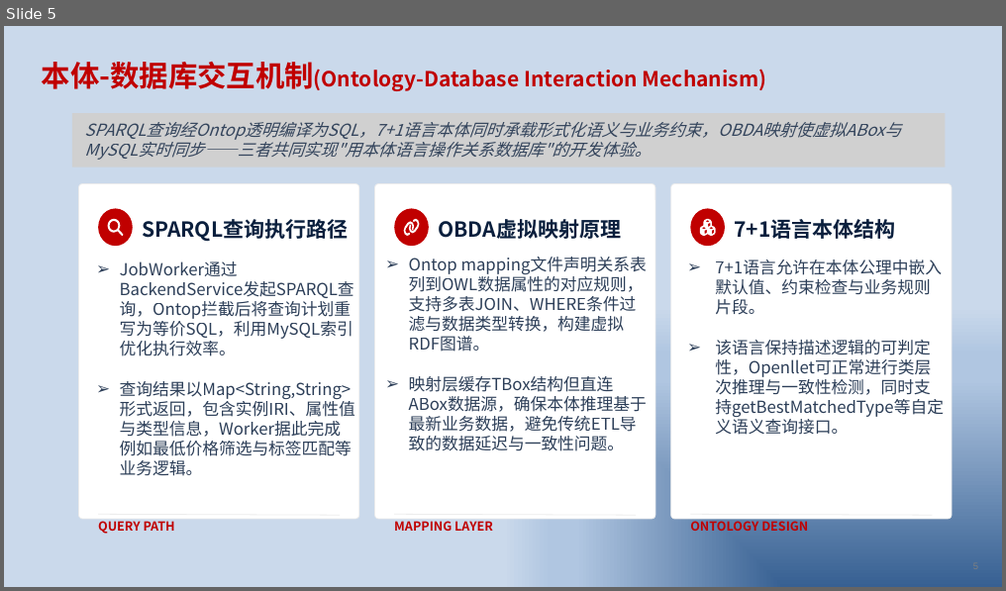
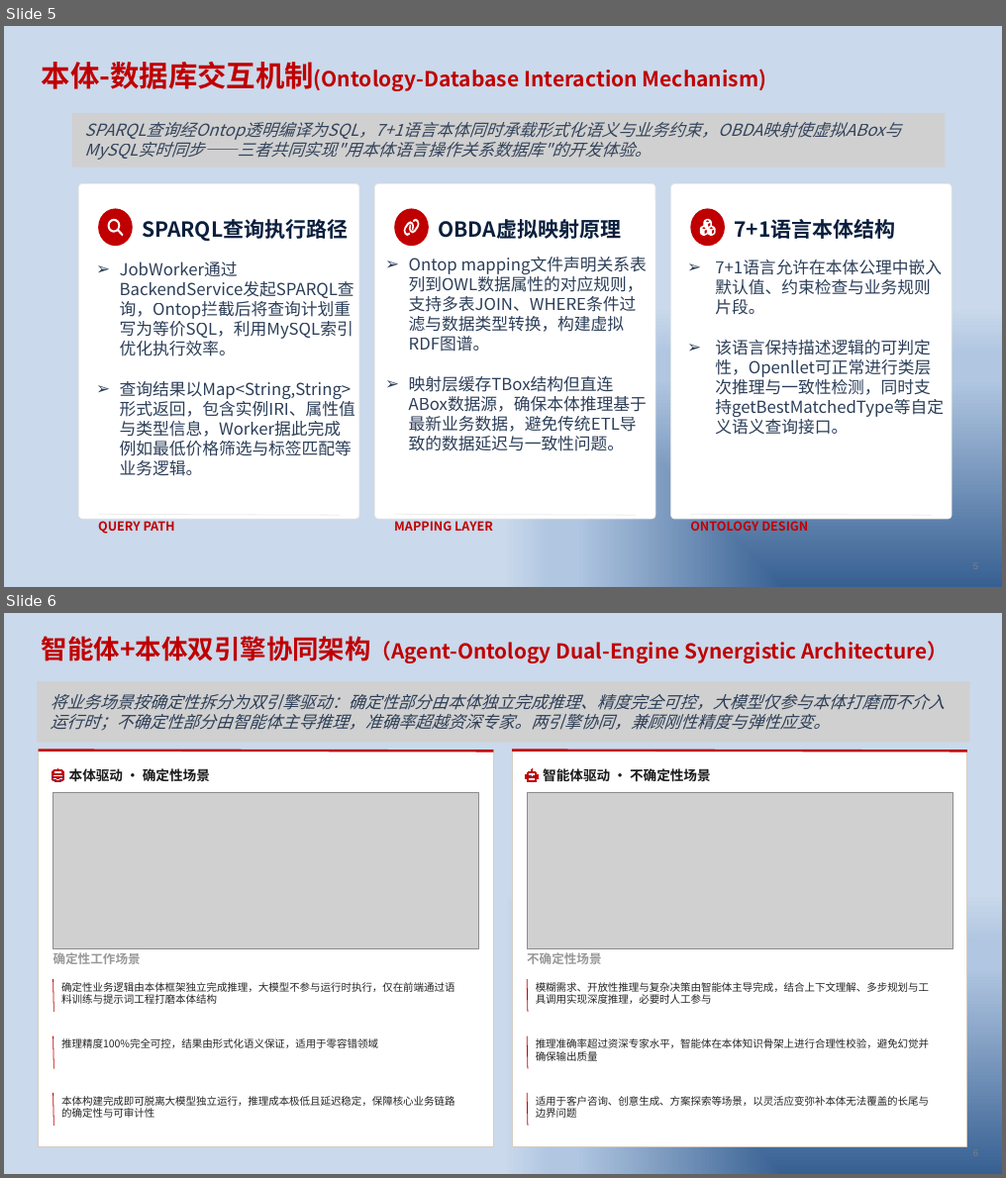
Before and after one commit to zhjunsea/Ontology, a slide deck: pizza-ontology/架构设计.pptx. Shown one above the other, each under a label of ours: slide 5 before the commit, slides 5 and 6 after it. The pictures are 1006x591 and 1006x1178 pixels, drawn with LibreOffice and Linux fonts; fonts in the diff are those of the drawing; grey boxes stand for pictures; background and template pictures are left out. Boxes give left, top, right and bottom in pixels: in the first picture for what was removed or moved away, otherwise in the second. Text is boxed around its words. In the diff, an @@ line names an element or a change of style, - is before the commit and + after.

```diff
--- a/pizza-ontology/架构设计.pptx
+++ b/pizza-ontology/架构设计.pptx
@@ slide 6 added at box(4, 613, 1002, 1174), background picture (left out); not listed: 1 template element that a slide beside it also shows @@
@@ title added at box(42, 636, 947, 663), 19.8 pt, text #C00000, bold @@
+智能体+本体双引擎协同架构（Agent-Ontology Dual-Engine Synergistic Architecture）
@@ picture added at box(37, 682, 969, 743) @@
@@ text added at box(51, 694, 945, 731), 16 pt, text #0A1F3D at 82% opacity, italic @@
+将业务场景按确定性拆分为双引擎驱动：确定性部分由本体独立完成推理、精度完全可控，大模型仅参与本体打磨而不介入运行时；不确定性部分由智能体主导推理，准确率超越资深专家。两引擎协同，兼顾刚性精度与弹性应变。
@@ rectangle added at box(39, 750, 493, 1147), fill #FFFFFF, outline #D4CEC4 0.75 pt @@
@@ line added from (39, 750) to (493, 751), #C00000 2.25 pt @@
@@ rectangle added at box(512, 750, 966, 1147), fill #FFFFFF, outline #D4CEC4 0.75 pt @@
@@ line added from (512, 750) to (966, 751), #C00000 2.25 pt @@
@@ freeform shape added at box(52, 769, 64, 782), fill #2B4C9B, outline #C00000 0.75 pt @@
@@ text added at box(69, 768, 210, 781), 13 pt, text #1A1A1A, bold @@
+本体驱动 · 确定性场景
@@ freeform shape added at box(526, 769, 539, 782), fill #2B4C9B, outline #C00000 0.75 pt @@
@@ text added at box(543, 768, 711, 781), 13 pt, text #1A1A1A, bold @@
+智能体驱动 · 不确定性场景
@@ picture added at box(54, 792, 479, 950) @@
@@ picture added at box(527, 792, 952, 950) @@
@@ text added at box(54, 953, 141, 964), 12 pt, text #000000 at 40% opacity, bold @@
+确定性工作场景
@@ text added at box(527, 953, 601, 964), 12 pt, text #000000 at 40% opacity, bold @@
+不确定性场景
@@ line added from (54, 979) to (54, 1012), #C00000 0.75 pt @@
@@ text added at box(61, 982, 454, 1004), 10 pt, text #000000 at 85% opacity @@
+确定性业务逻辑由本体框架独立完成推理，大模型不参与运行时执行，仅在前端通过语
+料训练与提示词工程打磨本体结构
@@ line added from (527, 979) to (528, 1012), #C00000 0.75 pt @@
@@ text added at box(536, 982, 929, 1004), 10 pt, text #000000 at 85% opacity @@
+模糊需求、开放性推理与复杂决策由智能体主导完成，结合上下文理解、多步规划与工
+具调用实现深度推理，必要时人工参与
@@ line added from (54, 1037) to (54, 1068), #C00000 0.75 pt @@
@@ text added at box(61, 1039, 378, 1049), 10 pt, text #000000 at 85% opacity @@
+推理精度100%完全可控，结果由形式化语义保证，适用于零容错领域
@@ line added from (527, 1037) to (528, 1068), #C00000 0.75 pt @@
@@ text added at box(536, 1039, 929, 1061), 10 pt, text #000000 at 85% opacity @@
+推理准确率超过资深专家水平，智能体在本体知识骨架上进行合理性校验，避免幻觉并
+确保输出质量
@@ line added from (54, 1093) to (54, 1126), #C00000 0.75 pt @@
@@ text added at box(61, 1096, 454, 1118), 10 pt, text #000000 at 85% opacity @@
+本体构建完成即可脱离大模型独立运行，推理成本极低且延迟稳定，保障核心业务链路
+的确定性与可审计性
@@ line added from (527, 1093) to (528, 1126), #C00000 0.75 pt @@
@@ text added at box(536, 1096, 929, 1118), 10 pt, text #000000 at 85% opacity @@
+适用于客户咨询、创意生成、方案探索等场景，以灵活应变弥补本体无法覆盖的长尾与
+边界问题
```
Also in this commit, not shown: 5 other files.
